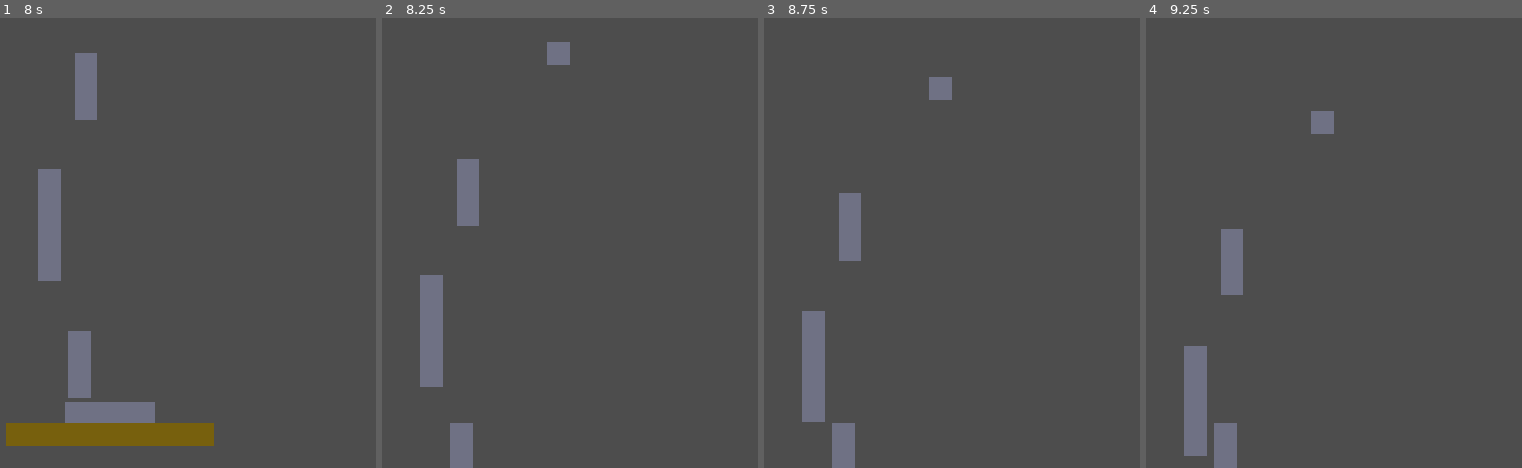
Above: before the commit, frames 1-4 (left to right).
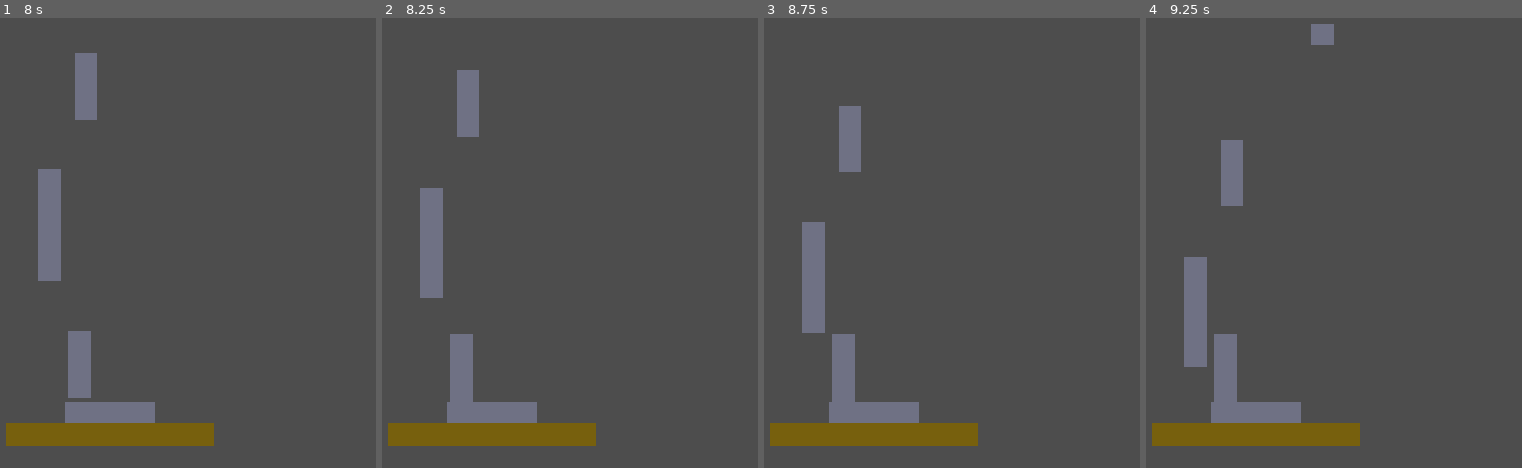
Above: after the commit, the same moments.

Repository: NxtCreator/heap
Game: Godot game, scene res://scenes/main.tscn
The game is run twice, just before and just after one commit, with the same random seed, the same clock (stepped at 60 frames per second) and the same inputs.
Inputs (mouse positions are in pixels of both pictures, inside the frame that each line leads up to):
- Up to frame 1 (8 s): tap Enter at 0.5 s; move the mouse to (285, 220) at 0.52 s; hold Right (move_right) 0.53-2.03 s; tap Alt every 1.5 s from 0.6 to 6.6 s; click (285, 220) at 0.67 s; tap Up (move_up) at 0.77, 1.52, 3.02, 3.77, 4.52, 6.02, 6.77, 7.52 s; move the mouse to (outside the picture) at 1.27 s; tap Shift every 1.5 s from 1.35 to 7.35 s; move the mouse to (191, 144) at 2.02 s; hold Left (move_left) 2.03-2.78 s; move the mouse to (71, 333) at 2.77 s; hold Right (move_right) 2.78-4.28 s; click (71, 333) at 2.92 s; move the mouse to (349, 310) at 3.52 s; move the mouse to (outside the picture) at 4.27 s; hold Left (move_left) 4.28-5.03 s; move the mouse to (150, 243) at 5.02 s; hold Right (move_right) 5.03-5.78 s; click (150, 243) at 5.17 s; move the mouse to (outside the picture) at 5.77 s; hold Left (move_left) 5.78-7.28 s; move the mouse to (285, 220) at 6.52 s; move the mouse to (outside the picture) at 7.27 s; hold Right (move_right) from 7.28 s (still down); click (outside the picture) at 7.42 s
- Up to frame 2 (8.25 s): keep holding Right (move_right); move the mouse to (573, 144) at 8.02 s; tap Alt at 8.1 s
- Up to frame 3 (8.75 s): keep holding Right (move_right)
- Up to frame 4 (9.25 s): keep holding Right (move_right); move the mouse to (1217, 333) at 8.77 s; tap Shift at 8.85 s; tap Up (move_up) at 9.02 s

Frame 1 is identical in both runs. In frame 2, 9.6% of the frame differs, in the area x 1-57%, y 5-100%; in frame 3, 9.6%, in the area x 1-57%, y 13-100%; in frame 4, 9.6%.

Commit message:
Hold camera still until the pile passes a screen line, then keep the peak on that line and Spawn blocks just above the top of the camera view

Diff:
--- a/scripts/main.gd
+++ b/scripts/main.gd
@@ -3,13 +3,12 @@
 const MIN_X = 426
 const MAX_X = 726
 var highest_platform_edge = 584.0
-const CAMERA_OFFSET = 260.0
-var camera_target_y = 324.0
+const CAMERA_LINE_Y = 324.0
+var camera_target_y = min(324.0, highest_platform_edge + 324.0 - CAMERA_LINE_Y)
 
 func _on_platform_landed(top_y):
 	highest_platform_edge = min(highest_platform_edge, top_y)
-	camera_target_y = highest_platform_edge -  CAMERA_OFFSET
-
+	camera_target_y = min(324.0, highest_platform_edge + 324.0 - CAMERA_LINE_Y)
 func _on_timer_timeout() -> void:
 	var platform = PLATFORM.instantiate()
 	var block_sizes = [32, 64, 96, 128, 160]
@@ -19,7 +18,7 @@
 		platform.set_size(length, 32)
 	else:
 		platform.set_size(32, length)
-	platform.global_position = Vector2(randf_range(MIN_X, MAX_X), -100)
+	platform.global_position = Vector2(randf_range(MIN_X, MAX_X), $Camera2D.position.y - 424)
 	platform.landed.connect(_on_platform_landed)
 
 func _process(_delta: float) -> void:
